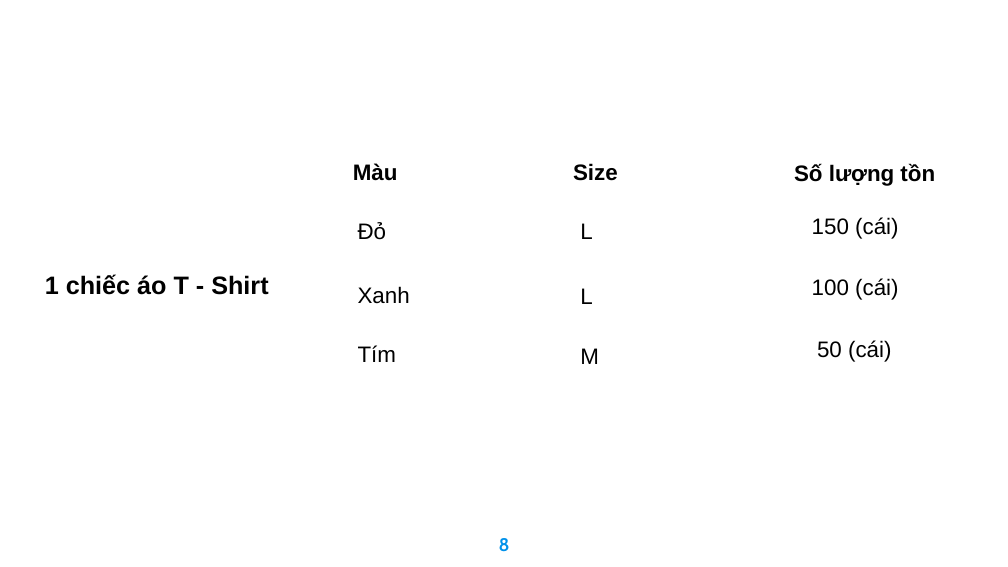
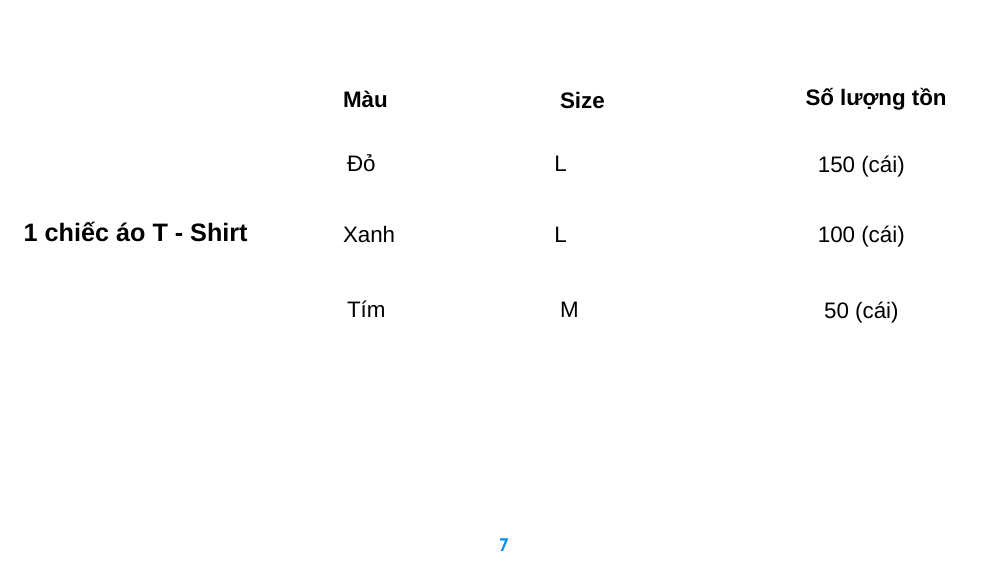
Before and after one commit to haitran2000/Ecommerce-Fashion-Website, a slide deck: slide 7 of Do An Tot Nghiep.pptx (slide 8 before the commit). Drawn at 1008x567 pixels with LibreOffice and Linux fonts; fonts in the diff are those of the drawing; background and template pictures are left out. Boxes give left, top, right and bottom in pixels: in the first picture for what was removed or moved away, otherwise in the second. Text is boxed around its words. In the diff, an @@ line names an element or a change of style, - is before the commit and + after.

```diff
--- a/Do An Tot Nghiep.pptx
+++ b/Do An Tot Nghiep.pptx
@@ text "Màu": place and size @@
-text "Màu" at [353,163,398,181]
+text "Màu" at [343,90,388,108]
@@ text "Size": place and size @@
-text "Size" at [573,163,618,181]
+text "Size" at [560,91,605,109]
@@ text "Số lượng tồn": place and size @@
-text "Số lượng tồn" at [794,163,935,186]
+text "Số lượng tồn" at [806,88,947,110]
@@ text "Đỏ": place and size @@
-text "Đỏ" at [358,222,387,240]
+text "Đỏ" at [347,154,376,172]
@@ text "L": place and size @@
-text "L" at [580,223,592,239]
+text "L" at [554,155,566,171]
@@ text "150 (cái)": place and size @@
-text "150 (cái)" at [812,217,898,239]
+text "150 (cái)" at [818,155,904,177]
@@ text "1 chiếc áo T - ...": place and size @@
-text "1 chiếc áo T - ..." at [45,274,268,295]
+text "1 chiếc áo T - ..." at [24,221,247,242]
@@ text "Xanh": place and size @@
-text "Xanh" at [358,286,410,304]
+text "Xanh" at [343,225,395,243]
@@ text "L": place and size @@
-text "L" at [580,288,592,304]
+text "L" at [554,226,566,242]
@@ text "100 (cái)": place and size @@
-text "100 (cái)" at [812,278,898,300]
+text "100 (cái)" at [818,225,904,247]
@@ text "Tím": place and size @@
-text "Tím" at [358,345,396,362]
+text "Tím" at [347,300,385,317]
@@ text "M": place and size @@
-text "M" at [580,348,599,364]
+text "M" at [560,301,579,317]
@@ text "50 (cái)": place and size @@
-text "50 (cái)" at [817,340,891,362]
+text "50 (cái)" at [824,301,898,323]
@@ page number at [499,538,508,551]: text changed @@
-8
+7
```
Also in this commit, not shown: 11 other slides changed, 1 slide added, 6 slides removed, 20 other files.
